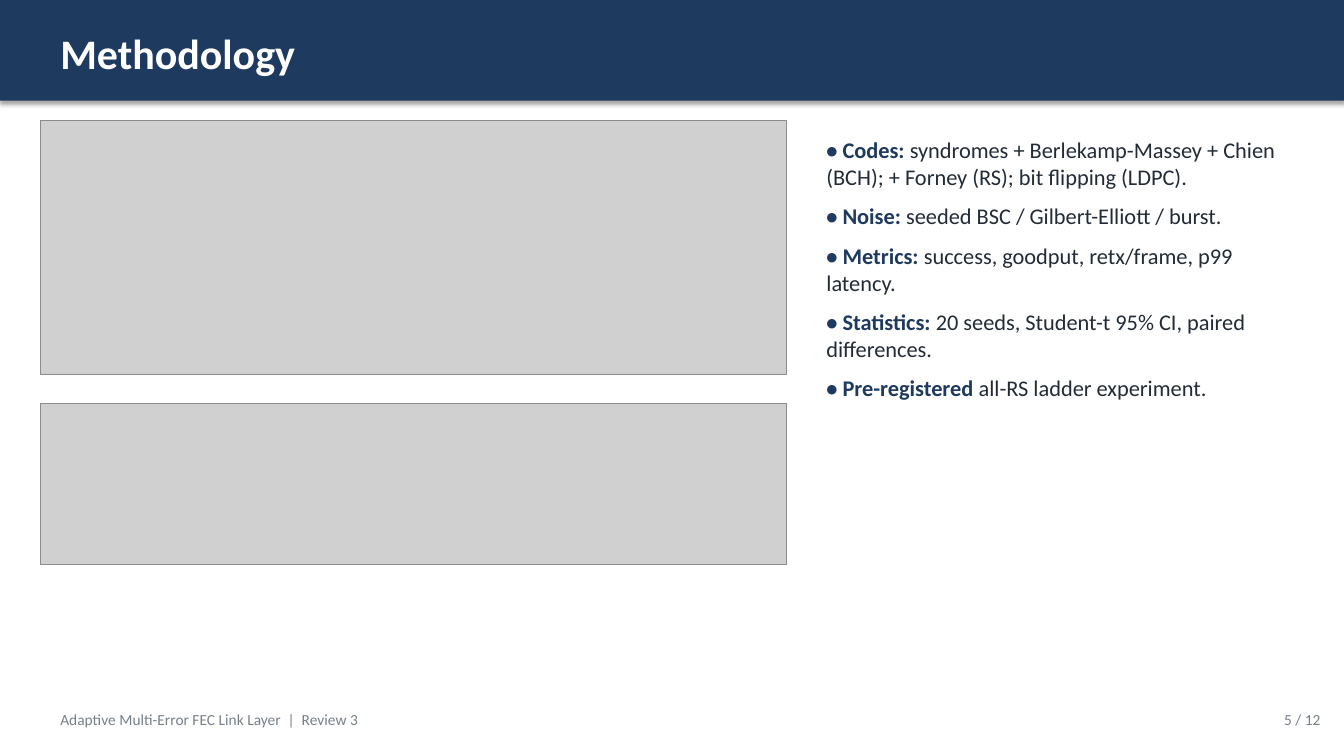
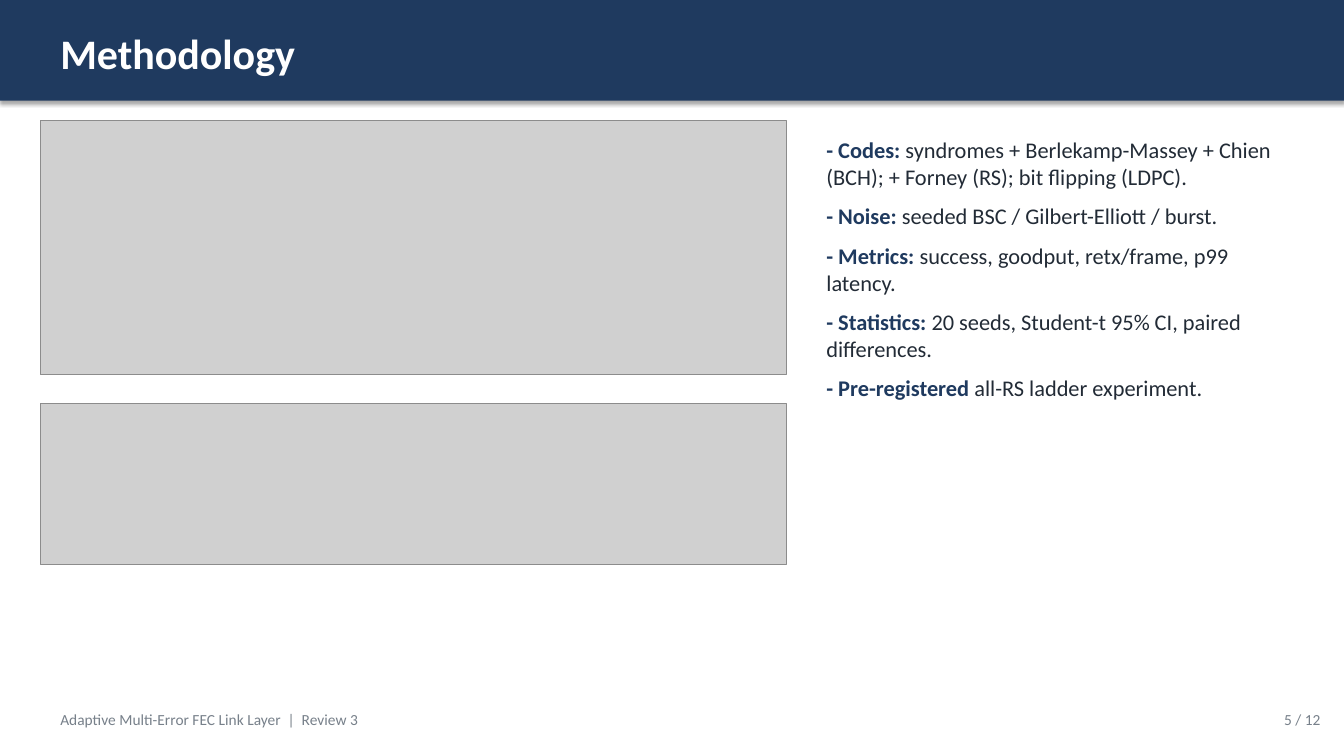
Before and after one commit to PavitranVC/Adaptive-FEC-Link, a slide deck: slide 5 of submission/Review3_Final_Presentation.pptx. Drawn at 1344x756 pixels with LibreOffice and Linux fonts; fonts in the diff are those of the drawing; grey boxes stand for pictures. Boxes give left, top, right and bottom in pixels: in the first picture for what was removed or moved away, otherwise in the second. Text is boxed around its words. In the diff, an @@ line names an element or a change of style, - is before the commit and + after.

```diff
--- a/submission/Review3_Final_Presentation.pptx
+++ b/submission/Review3_Final_Presentation.pptx
@@ text at <box>826,142,1271,400</box>: text changed @@
-• Codes: syndromes + Berlekamp-Massey + Chien (BCH); + Forney (RS); bit flipping (LDPC).
-• Noise: seeded BSC / Gilbert-Elliott / burst.
-• Metrics: success, goodput, retx/frame, p99 latency.
-• Statistics: 20 seeds, Student-t 95% CI, paired differences.
-• Pre-registered all-RS ladder experiment.
+- Codes: syndromes + Berlekamp-Massey + Chien (BCH); + Forney (RS); bit flipping (LDPC).
+- Noise: seeded BSC / Gilbert-Elliott / burst.
+- Metrics: success, goodput, retx/frame, p99 latency.
+- Statistics: 20 seeds, Student-t 95% CI, paired differences.
+- Pre-registered all-RS ladder experiment.
```
Also in this commit, not shown: 5 other slides changed, 2 other files.
